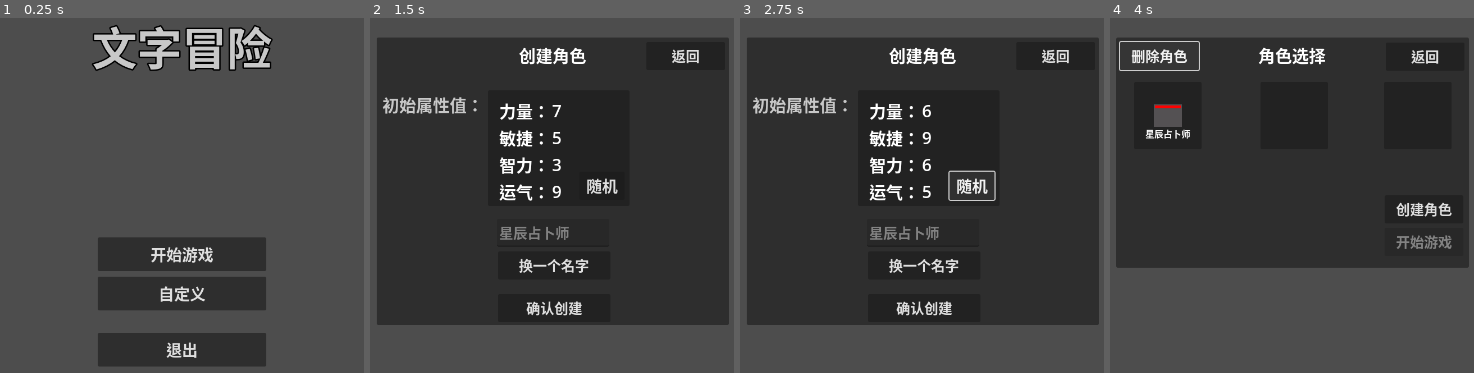
Above: before the commit, frames 1-4 (left to right).
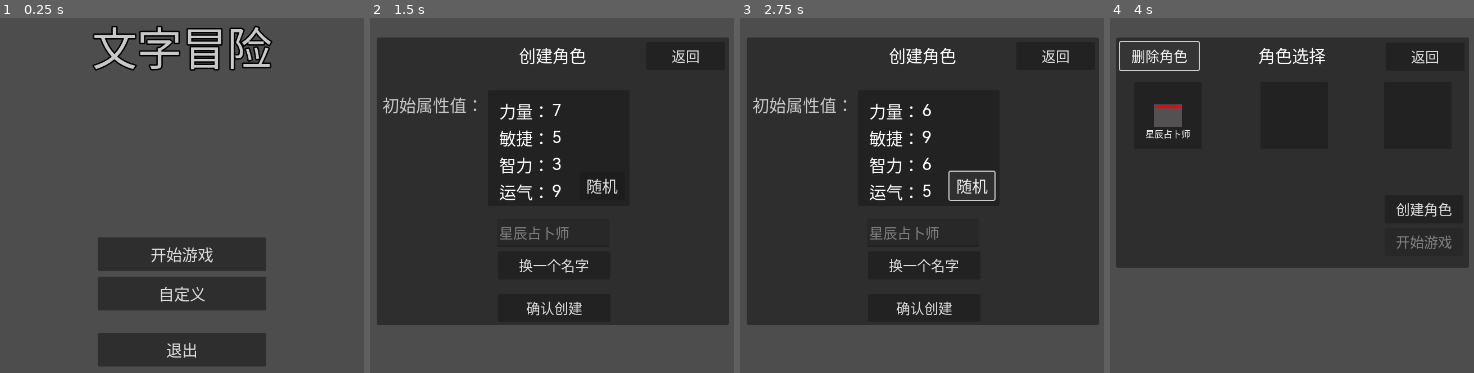
Above: after the commit, the same moments.

Repository: limingboGitHub/TextAdventure
Game: Godot game, scene res://src/scenes/start.tscn
Two runs of this game, one before a commit and one after it. Both use one fixed random seed, a clock stepped at 60 frames per second and the inputs below.
Inputs:
- Up to frame 1 (0.25 s): no input
- Up to frame 2 (1.5 s): click "开始游戏" at 0.5 s; click "创建角色" at 1.25 s
- Up to frame 3 (2.75 s): click "随机" at 2 s
- Up to frame 4 (4 s): click "确认创建" at 2.75 s; click "删除角色" at 3.5 s

The runs differ from the first frame. In frame 1, 2.9% of the frame differs, in the area x 25-75%, y 1-96%; in frame 2, 2.7%; in frame 3, 2.7%; in frame 4, 1.3%.

Commit message:
fix: 三星设备默认字体乱码问题

Diff:
--- a/project.godot
+++ b/project.godot
@@ -37,6 +37,10 @@
 
 enabled=PackedStringArray("res://addons/GodotPrivacyPlugin/plugin.cfg")
 
+[gui]
+
+theme/custom_font="uid://bgk2hvitb80d6"
+
 [input]
 
 attack={
Binary file added: assets/fonts/HarmonyOS_Sans_Regular.ttf
Not shown, added: assets/fonts/HarmonyOS_Sans_Regular.ttf.import
